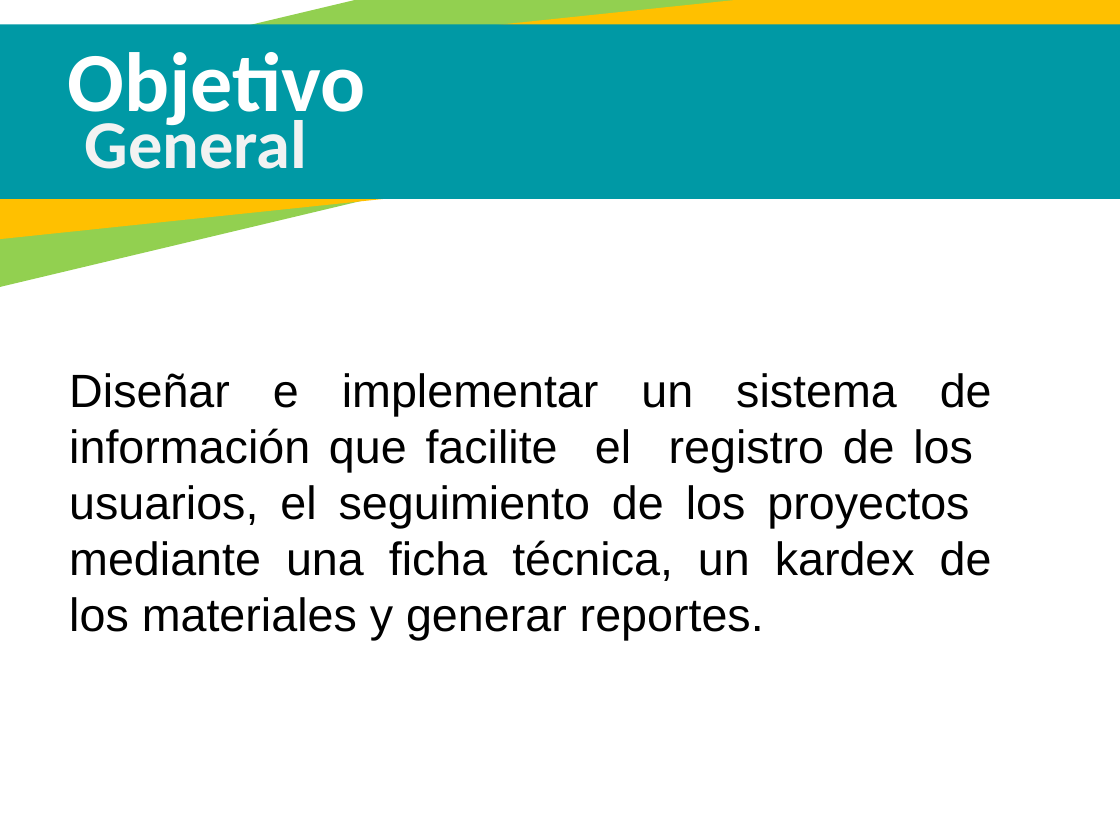
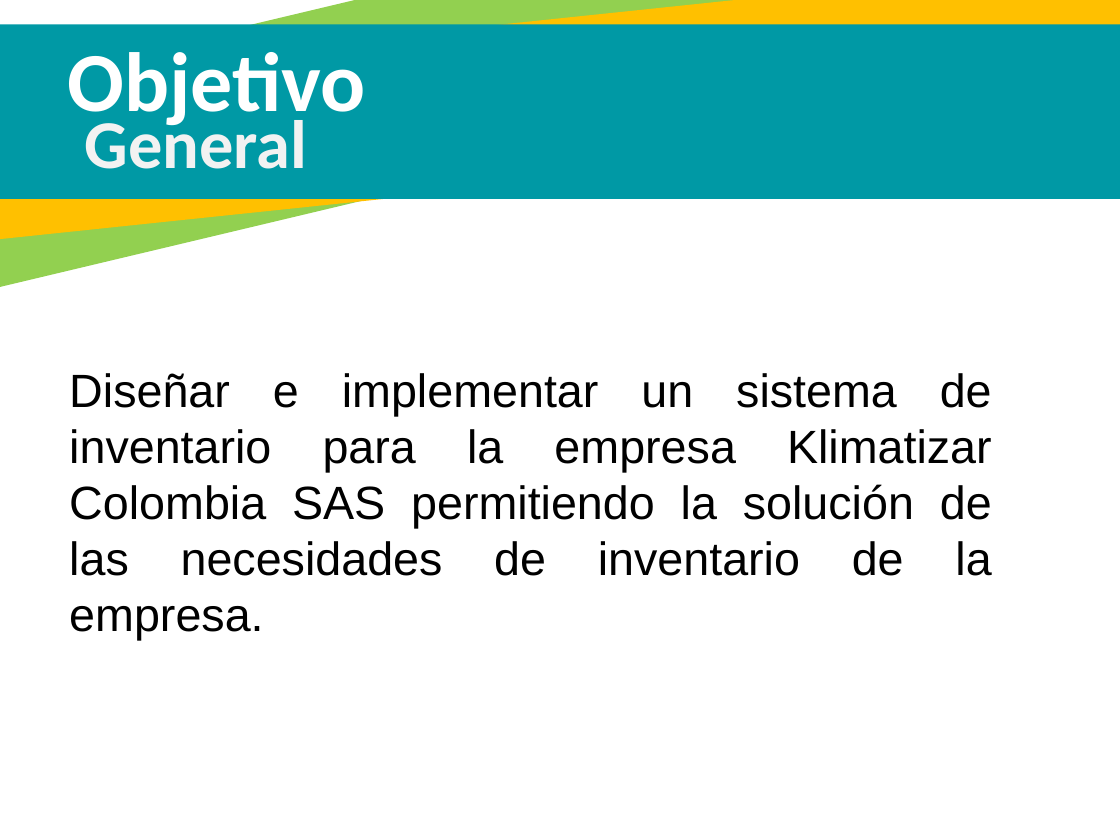
Before and after one commit to JorgeCanchon/Klimatizar-, a slide deck: slide 4 of Sistematización inventario KLIMATIZAR COLOMBIA SAS.pptx. Drawn at 1120x840 pixels with LibreOffice and Linux fonts; fonts in the diff are those of the drawing. Boxes give left, top, right and bottom in pixels: in the first picture for what was removed or moved away, otherwise in the second. Text is boxed around its words. In the diff, an @@ line names an element or a change of style, - is before the commit and + after.

```diff
--- a/Sistematización inventario KLIMATIZAR COLOMBIA SAS.pptx
+++ b/Sistematización inventario KLIMATIZAR COLOMBIA SAS.pptx
@@ text at <box>69,373,992,640</box>: text changed @@
-Diseñar e implementar un sistema de información que facilite el registro de los usuarios, el seguimiento de los proyectos mediante una ficha técnica, un kardex de los materiales y generar reportes.
+Diseñar e implementar un sistema de inventario para la empresa Klimatizar Colombia SAS permitiendo la solución de las necesidades de inventario de la empresa.
```
Also in this commit, not shown: 7 other slides changed, 3 slides added, 9 other files.
